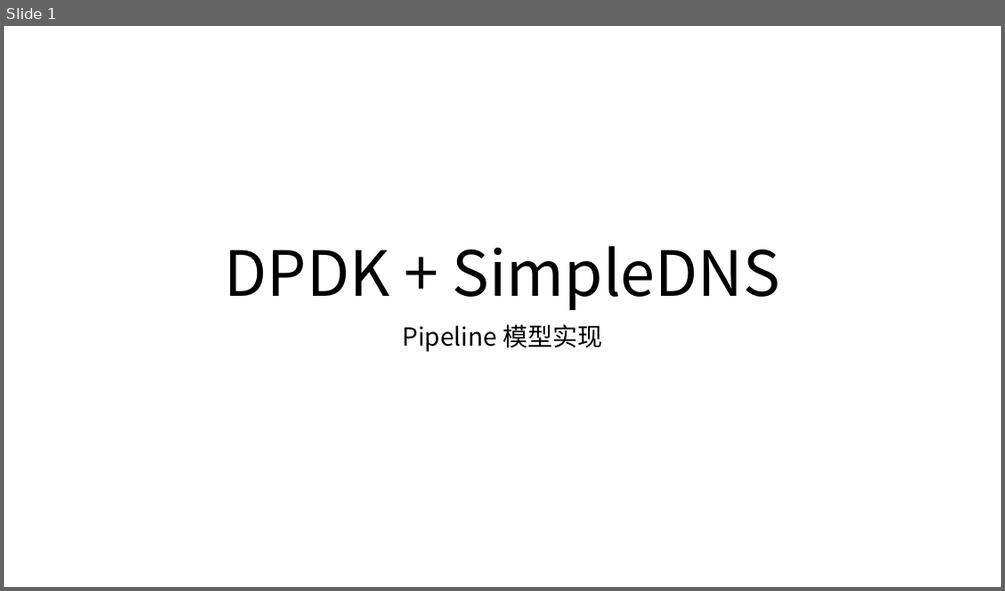
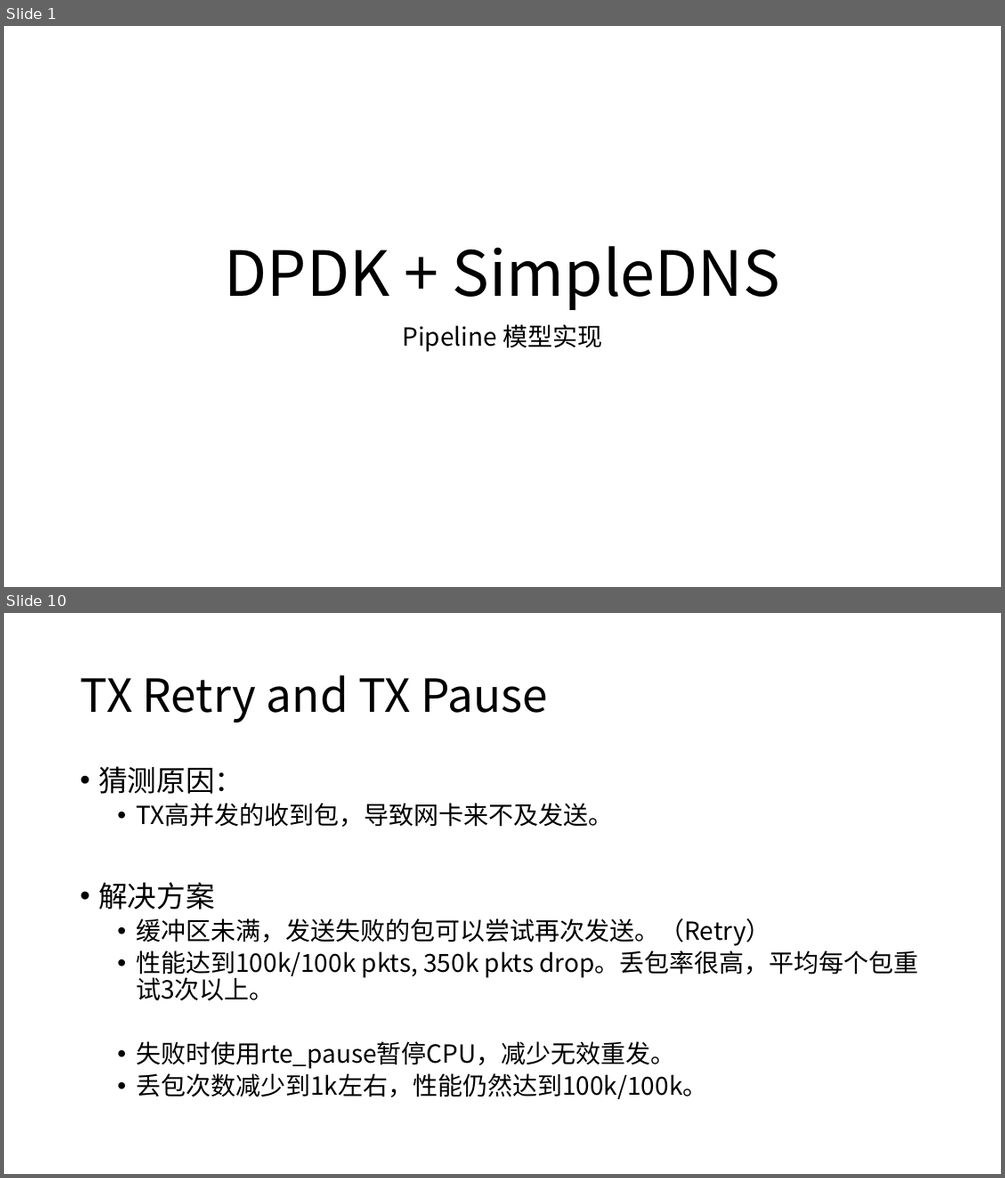
Before and after one commit to yuanyiwei/netalgo, a slide deck: report/lab4/第四阶段_邓龙.pptx. Shown one above the other, each under a label of ours: slide 1 before the commit, slides 1 and 10 after it; the slides between them are not shown. The pictures are 1005x591 and 1005x1178 pixels, drawn with LibreOffice and Linux fonts; fonts in the diff are those of the drawing. Boxes give left, top, right and bottom in pixels: in the first picture for what was removed or moved away, otherwise in the second. Text is boxed around its words. In the diff, an @@ line names an element or a change of style, - is before the commit and + after.

```diff
--- a/report/lab4/第四阶段_邓龙.pptx
+++ b/report/lab4/第四阶段_邓龙.pptx
@@ slide 10 added at <box>4,613,1001,1174</box>, background #FFFFFF @@
@@ title added at <box>80,675,549,722</box>, 44 pt, text #000000 @@
+TX Retry and TX Pause
@@ text added at <box>98,766,919,1099</box>, 24 pt, text #000000 @@
+• 猜测原因：
+  • TX高并发的收到包，导致网卡来不及发送。
+• 解决方案
+  • 缓冲区未满，发送失败的包可以尝试再次发送。（Retry）
+  • 性能达到100k/100k pkts, 350k pkts drop。丢包率很高，平均每个包重试3次以上。
+  • 失败时使用rte_pause暂停CPU，减少无效重发。
+  • 丢包次数减少到1k左右，性能仍然达到100k/100k。
```
Also in this commit, not shown: 10 other slides added, 1 slide removed, 2 other files.
